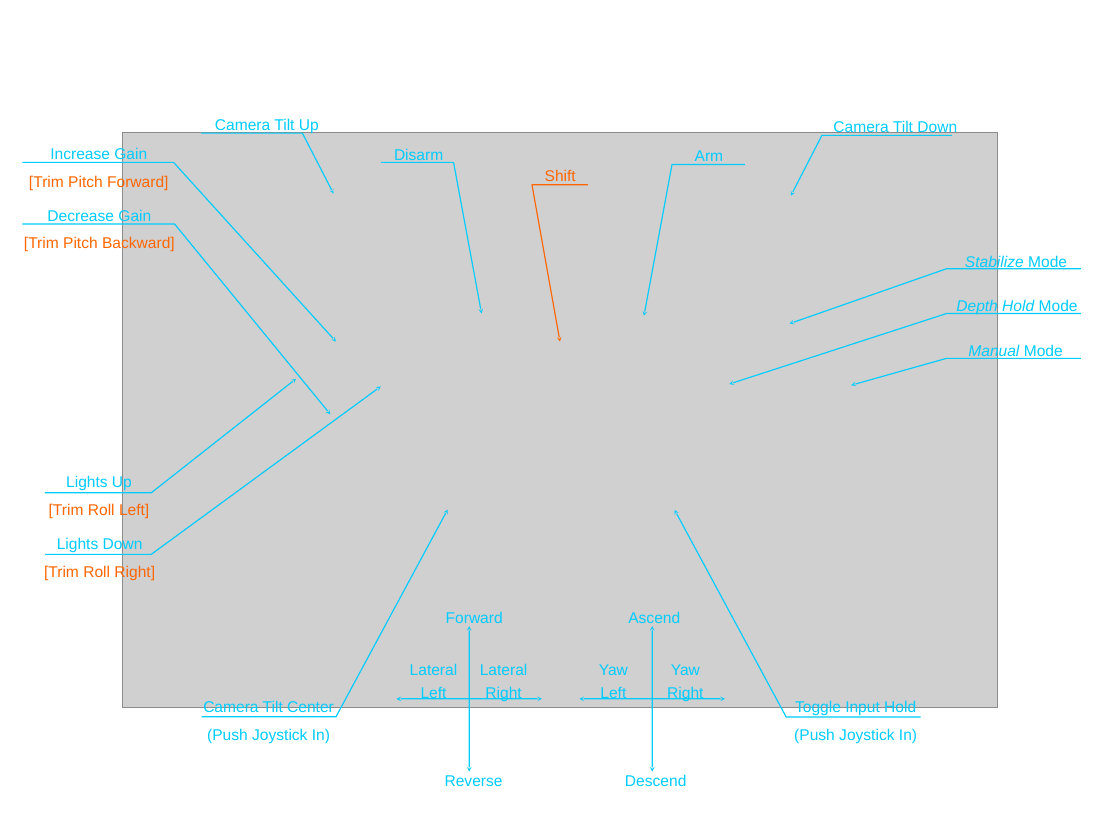
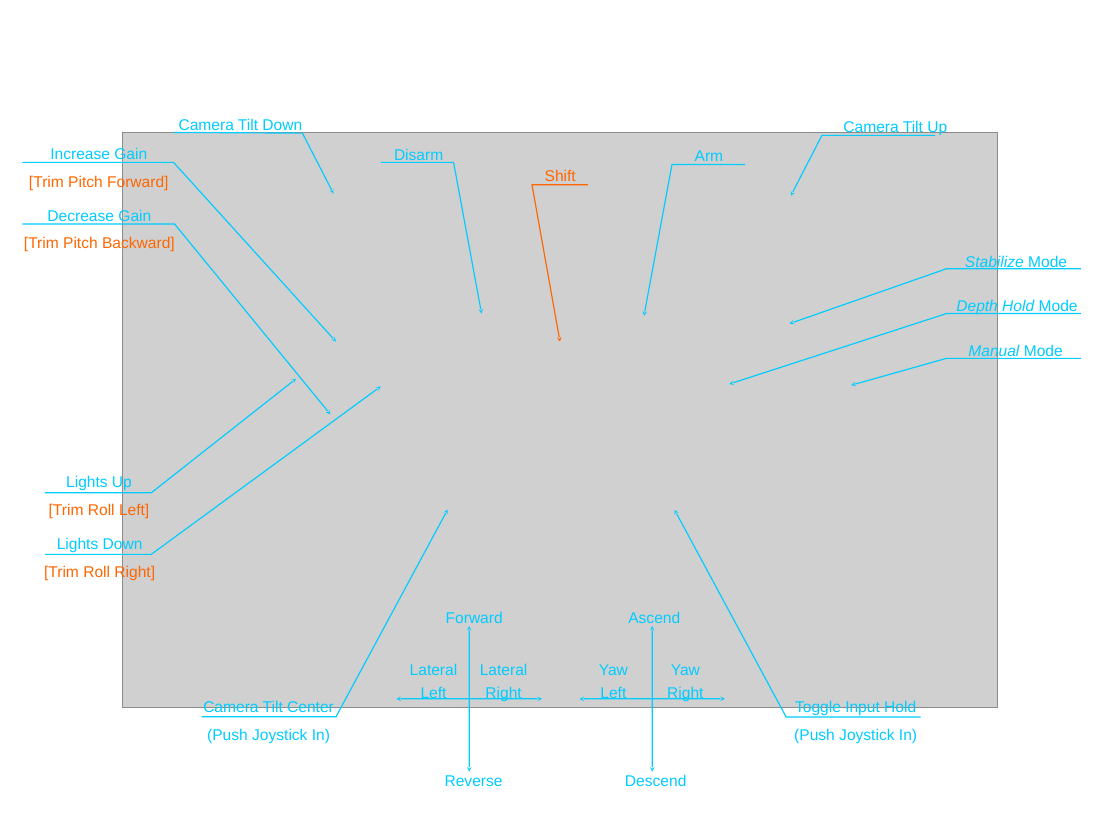
Before and after one commit to bluerobotics/bluerobotics.github.io, a slide deck: slide 1 of brov2/cad/joystick-defaults.odp. Drawn at 1120x840 pixels with LibreOffice and Linux fonts; fonts in the diff are those of the drawing; grey boxes stand for pictures. Boxes give left, top, right and bottom in pixels: in the first picture for what was removed or moved away, otherwise in the second. Text is boxed around its words. In the diff, an @@ line names an element or a change of style, - is before the commit and + after.

Commit message:
Correct tilt up/down joystic buttons on diagram

```diff
--- a/brov2/cad/joystick-defaults.odp
+++ b/brov2/cad/joystick-defaults.odp
@@ text at bbox=[179, 118, 302, 133]: text changed @@
-Camera Tilt Up
+Camera Tilt Down
@@ text at bbox=[843, 119, 947, 135]: text changed @@
-Camera Tilt Down
+Camera Tilt Up
@@ freeform shape: place and size @@
-freeform shape at bbox=[201, 133, 333, 194]
+freeform shape at bbox=[174, 132, 334, 193]
@@ freeform shape: place and size @@
-freeform shape at bbox=[791, 136, 952, 196]
+freeform shape at bbox=[791, 136, 935, 196]
```
Also in this commit, not shown: 1 other file.
